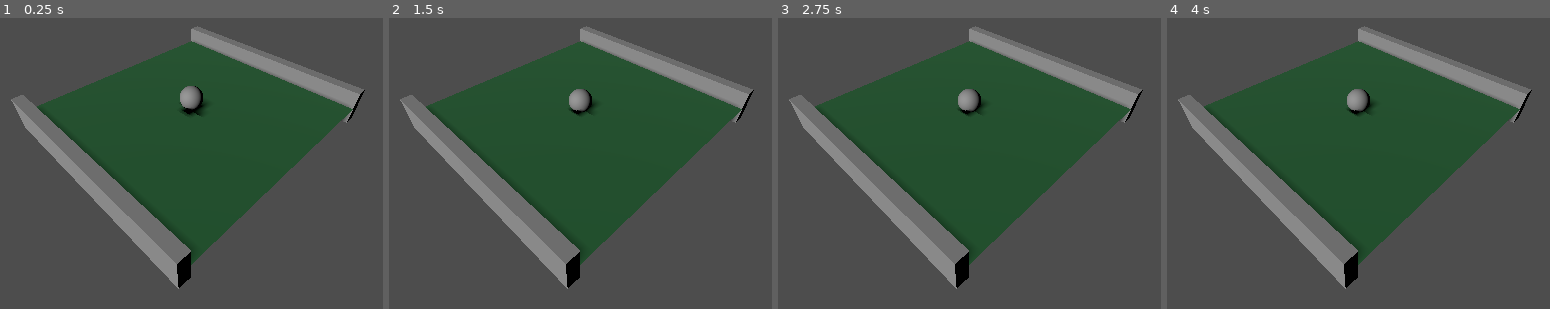
Above: before the commit, frames 1-4 (left to right).
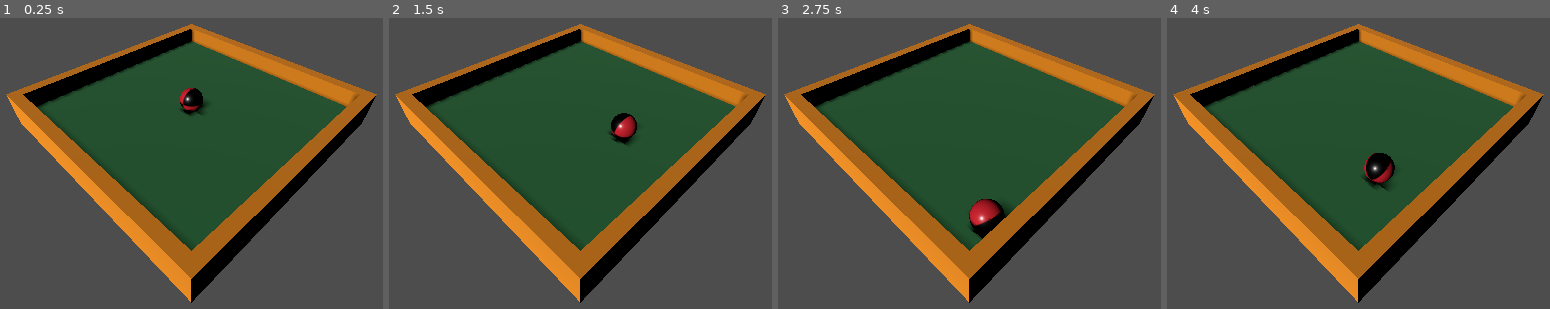
Above: after the commit, the same moments.

Repository: coderdojoathenry/Creators-2024
Game: Godot game, scene res://scenes/main.tscn
The game is run twice, just before and just after one commit, with the same random seed, the same clock (stepped at 60 frames per second) and the same inputs.
Inputs:
- Up to frame 1 (0.25 s): no input
- Up to frame 2 (1.5 s): hold Right (Right, bound only after the commit) 0.53-1.28 s; hold Down (Down, bound only after the commit) from 1.28 s (still down)
- Up to frame 3 (2.75 s): release Down (Down, bound only after the commit) at 2.03 s; hold Right (Right, bound only after the commit) from 2.03 s (still down)
- Up to frame 4 (4 s): release Right (Right, bound only after the commit) at 2.78 s; hold Up (Up, bound only after the commit) 2.78-3.53 s; hold Left (Left, bound only after the commit) from 3.53 s (still down)

The runs differ from the first frame. In frame 1, 20% of the frame differs, in the area x 1-99%, y 2-98%; in frame 2, 20%; in frame 3, 21%; in frame 4, 20%.

Commit message:
Week 5 WIP

Diff:
--- /dev/null
+++ b/roll-a-ball/materials/ball.tres
@@ -0,0 +1,8 @@
+[gd_resource type="StandardMaterial3D" load_steps=2 format=3 uid="uid://d2hfl6qvn03me"]
+
+[ext_resource type="Texture2D" uid="uid://cmm4ivbd8sw3x" path="res://textures/checker-1.png" id="1_trlth"]
+
+[resource]
+albedo_color = Color(0.792157, 0.145098, 0.188235, 1)
+albedo_texture = ExtResource("1_trlth")
+roughness = 0.31
--- /dev/null
+++ b/roll-a-ball/materials/walls.tres
@@ -0,0 +1,4 @@
+[gd_resource type="StandardMaterial3D" format=3 uid="uid://x8ldh256daef"]
+
+[resource]
+albedo_color = Color(0.858032, 0.502814, 0.0562013, 1)
--- a/roll-a-ball/project.godot
+++ b/roll-a-ball/project.godot
@@ -14,3 +14,26 @@
 run/main_scene="res://scenes/main.tscn"
 config/features=PackedStringArray("4.3", "Forward Plus")
 config/icon="res://icon.svg"
+
+[input]
+
+Up={
+"deadzone": 0.5,
+"events": [Object(InputEventKey,"resource_local_to_scene":false,"resource_name":"","device":-1,"window_id":0,"alt_pressed":false,"shift_pressed":false,"ctrl_pressed":false,"meta_pressed":false,"pressed":false,"keycode":0,"physical_keycode":4194320,"key_label":0,"unicode":0,"location":0,"echo":false,"script":null)
+]
+}
+Down={
+"deadzone": 0.5,
+"events": [Object(InputEventKey,"resource_local_to_scene":false,"resource_name":"","device":-1,"window_id":0,"alt_pressed":false,"shift_pressed":false,"ctrl_pressed":false,"meta_pressed":false,"pressed":false,"keycode":0,"physical_keycode":4194322,"key_label":0,"unicode":0,"location":0,"echo":false,"script":null)
+]
+}
+Left={
+"deadzone": 0.5,
+"events": [Object(InputEventKey,"resource_local_to_scene":false,"resource_name":"","device":-1,"window_id":0,"alt_pressed":false,"shift_pressed":false,"ctrl_pressed":false,"meta_pressed":false,"pressed":false,"keycode":0,"physical_keycode":4194319,"key_label":0,"unicode":0,"location":0,"echo":false,"script":null)
+]
+}
+Right={
+"deadzone": 0.5,
+"events": [Object(InputEventKey,"resource_local_to_scene":false,"resource_name":"","device":-1,"window_id":0,"alt_pressed":false,"shift_pressed":false,"ctrl_pressed":false,"meta_pressed":false,"pressed":false,"keycode":0,"physical_keycode":4194321,"key_label":0,"unicode":0,"location":0,"echo":false,"script":null)
+]
+}
--- a/roll-a-ball/scenes/main.tscn
+++ b/roll-a-ball/scenes/main.tscn
@@ -1,23 +1,21 @@
 [gd_scene load_steps=9 format=3 uid="uid://bqjhccoghmaaa"]
 
+[ext_resource type="PackedScene" uid="uid://dg8okqw73epry" path="res://scenes/player.tscn" id="1_6dqju"]
 [ext_resource type="Material" uid="uid://dh8l27ubtfwox" path="res://materials/ground.tres" id="1_ecquc"]
-[ext_resource type="PhysicsMaterial" uid="uid://de3ppoqr3uqjd" path="res://materials/ball_physics.tres" id="2_c1dmx"]
-
-[sub_resource type="SphereShape3D" id="SphereShape3D_3s4ol"]
-radius = 0.1
-
-[sub_resource type="SphereMesh" id="SphereMesh_1kdpt"]
-radius = 0.1
-height = 0.2
+[ext_resource type="Material" uid="uid://x8ldh256daef" path="res://materials/walls.tres" id="3_87bt7"]
 
 [sub_resource type="WorldBoundaryShape3D" id="WorldBoundaryShape3D_21tyo"]
 
 [sub_resource type="PlaneMesh" id="PlaneMesh_ib2gf"]
 
 [sub_resource type="BoxShape3D" id="BoxShape3D_q14qy"]
+size = Vector3(2, 0.3, 0.1)
 
 [sub_resource type="BoxMesh" id="BoxMesh_1nr05"]
 size = Vector3(2, 0.3, 0.1)
+
+[sub_resource type="BoxMesh" id="BoxMesh_blh22"]
+size = Vector3(2.2, 0.3, 0.1)
 
 [node name="Main" type="Node3D"]
 
@@ -30,15 +28,8 @@
 transform = Transform3D(1, 0, 0, 0, 0.851892, 0.523718, 0, -0.523718, 0.851892, 0, 0, 0)
 shadow_enabled = true
 
-[node name="Ball" type="RigidBody3D" parent="."]
-transform = Transform3D(1, 0, 0, 0, 1, 0, 0, 0, 1, 0, 0.4, 0)
-physics_material_override = ExtResource("2_c1dmx")
-
-[node name="CollisionShape3D" type="CollisionShape3D" parent="Ball"]
-shape = SubResource("SphereShape3D_3s4ol")
-
-[node name="MeshInstance3D2" type="MeshInstance3D" parent="Ball"]
-mesh = SubResource("SphereMesh_1kdpt")
+[node name="Player" parent="." instance=ExtResource("1_6dqju")]
+transform = Transform3D(1, 0, 0, 0, 1, 0, 0, 0, 1, 0, 0.276316, 0)
 
 [node name="Ground" type="StaticBody3D" parent="."]
 
@@ -60,6 +51,7 @@
 
 [node name="MeshInstance3D" type="MeshInstance3D" parent="Walls/Wall0"]
 mesh = SubResource("BoxMesh_1nr05")
+surface_material_override/0 = ExtResource("3_87bt7")
 
 [node name="Wall1" type="StaticBody3D" parent="Walls"]
 transform = Transform3D(1, 0, 0, 0, 1, 0, 0, 0, 1, 0, 0, 1.05)
@@ -69,3 +61,24 @@
 
 [node name="MeshInstance3D" type="MeshInstance3D" parent="Walls/Wall1"]
 mesh = SubResource("BoxMesh_1nr05")
+surface_material_override/0 = ExtResource("3_87bt7")
+
+[node name="Wall2" type="StaticBody3D" parent="Walls"]
+transform = Transform3D(-4.37114e-08, 0, 1, 0, 1, 0, -1, 0, -4.37114e-08, -1.05, 0, 0)
+
+[node name="CollisionShape3D" type="CollisionShape3D" parent="Walls/Wall2"]
+shape = SubResource("BoxShape3D_q14qy")
+
+[node name="MeshInstance3D" type="MeshInstance3D" parent="Walls/Wall2"]
+mesh = SubResource("BoxMesh_blh22")
+surface_material_override/0 = ExtResource("3_87bt7")
+
+[node name="Wall3" type="StaticBody3D" parent="Walls"]
+transform = Transform3D(-4.37114e-08, 0, 1, 0, 1, 0, -1, 0, -4.37114e-08, 1.05, 0, 0)
+
+[node name="CollisionShape3D" type="CollisionShape3D" parent="Walls/Wall3"]
+shape = SubResource("BoxShape3D_q14qy")
+
+[node name="MeshInstance3D" type="MeshInstance3D" parent="Walls/Wall3"]
+mesh = SubResource("BoxMesh_blh22")
+surface_material_override/0 = ExtResource("3_87bt7")
--- /dev/null
+++ b/roll-a-ball/scenes/player.tscn
@@ -0,0 +1,24 @@
+[gd_scene load_steps=6 format=3 uid="uid://dg8okqw73epry"]
+
+[ext_resource type="PhysicsMaterial" uid="uid://de3ppoqr3uqjd" path="res://materials/ball_physics.tres" id="1_akw2w"]
+[ext_resource type="Script" path="res://scripts/player.gd" id="2_51fcs"]
+[ext_resource type="Material" uid="uid://d2hfl6qvn03me" path="res://materials/ball.tres" id="2_pmo0g"]
+
+[sub_resource type="SphereShape3D" id="SphereShape3D_3s4ol"]
+radius = 0.1
+
+[sub_resource type="SphereMesh" id="SphereMesh_1kdpt"]
+radius = 0.1
+height = 0.2
+
+[node name="Player" type="RigidBody3D"]
+physics_material_override = ExtResource("1_akw2w")
+script = ExtResource("2_51fcs")
+Power = 10.0
+
+[node name="CollisionShape3D" type="CollisionShape3D" parent="."]
+shape = SubResource("SphereShape3D_3s4ol")
+
+[node name="MeshInstance3D2" type="MeshInstance3D" parent="."]
+material_override = ExtResource("2_pmo0g")
+mesh = SubResource("SphereMesh_1kdpt")
--- /dev/null
+++ b/roll-a-ball/scripts/player.gd
@@ -0,0 +1,16 @@
+extends RigidBody3D
+
+@export var Power = 1.0
+
+# Called when the node enters the scene tree for the first time.
+func _ready():
+	pass # Replace with function body.
+
+
+# Called every frame. 'delta' is the elapsed time since the previous frame.
+func _process(delta):
+	pass
+
+func _physics_process(delta):
+	var input = Input.get_vector("Up", "Down", "Left", "Right")
+	apply_torque(Power * delta * Vector3(input.x, 0, -input.y))
Binary file added: roll-a-ball/textures/checker-1.png
Not shown, added: roll-a-ball/textures/checker-1.png.import
